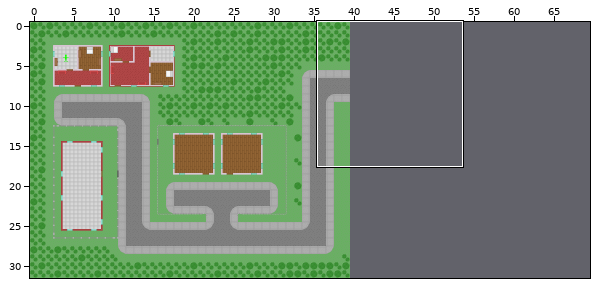
Tiled map (JSON), stored at maps/Map1.json. Above: a wide view before the commit, with the close-up outlined.
Close-up. Old version:
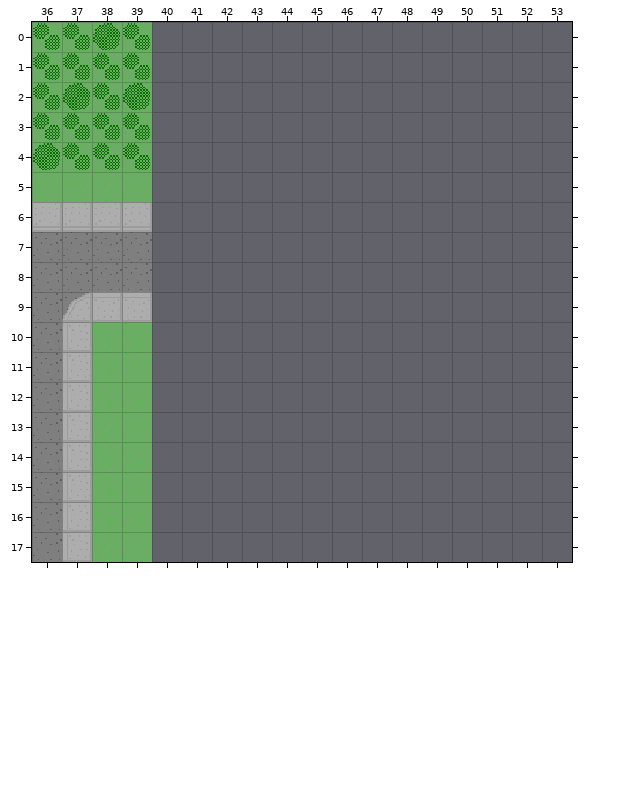
Cells are 20x20 px. Shown: x 36..53, y 0..17. The commit also changed other parts of the map, which this record leaves out. The old version is drawn lined up with the new one. Layer "Walls" is drawn -10,-10 px off the grid. Layer "WallsDetail" is drawn -10,-10 px off the grid.
After:
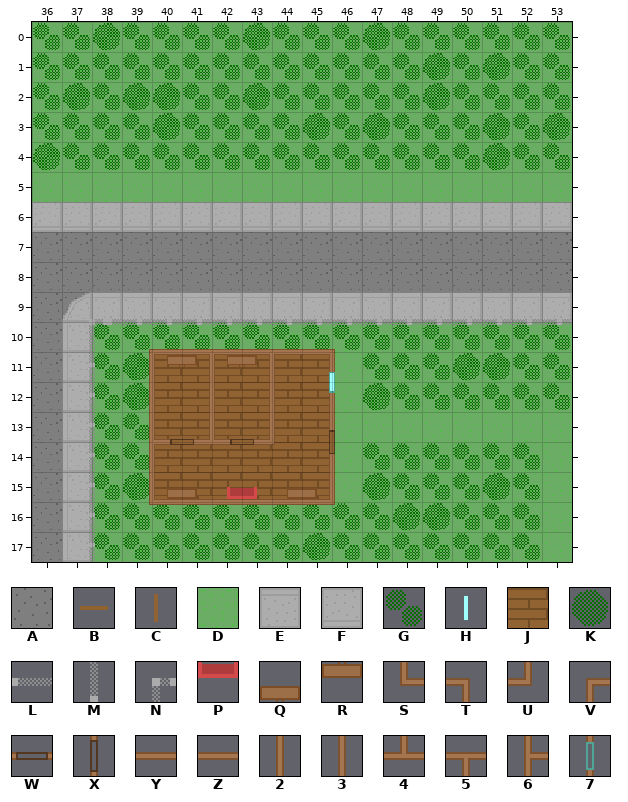
Key: from "TilesetGround": A 40 "Asphalt1", B 42 turned 180 "Door1", C 42 turned 90 "Door1", D 43 "Grass1", E 44 "Sidewalk1", F 44 turned 180 "Sidewalk1", G 48 "Vegetation1", H 55 turned 90 "Window1", J 56 turned 90 "Wood1", K 57 "Vegetation2", L 63 "Fence1", M 63 turned 270 "Fence1", N 64 turned 90 "FenceCorner1", P 67 turned 180 "Sofa1", Q 68 "Closet1", R 68 turned 180 "Closet1", S 84 "WallCorner4", T 84 turned 180 "WallCorner4", U 84 turned 270 "WallCorner4", V 84 turned 90 "WallCorner4", W 85 "WallDoor4", X 85 turned 90 "WallDoor4", Y 87 "WallStraight4", Z 87 turned 180 "WallStraight4", 2 87 turned 270 "WallStraight4", 3 87 turned 90 "WallStraight4", 4 88 "WallThree4", 5 88 turned 180 "WallThree4", 6 88 turned 90 "WallThree4", 7 89 turned 90 "WallWindow4".
_ is an empty cell.
Change:
map size 40x32 -> 70x32 cells
Layer "Ground":
Tile A now appears in rows 7 to 8 at x 40 to 53.
Tile D now appears in rows 0 to 5 at x 40 to 53; in row 10 at x 40 to 53; in rows 11 to 15 at x 46 to 53; in rows 16 to 17 at x 40 to 53.
Tile E now appears in row 9 at x 40 to 53.
Tile F now appears in row 6 at x 40 to 53.
Tile J now appears in rows 11 to 15 at x 40 to 45.
Layer "GroundDetail":
Tile G now appears in row 0 at x 40 to 42, 44 to 46 and 48 to 53; in row 1 at x 40 to 48, 50 and 52 to 53; in row 2 at x 41 to 42, 44 to 48 and 50 to 53; in row 3 at x 41 to 44, 46, 48 to 50 and 52; in row 4 at x 40 to 50 and 52 to 53; in row 10 at x 38 to 53.
Tile G now appears in row 11 at x 38, 47 to 49 and 52 to 53; in row 12 at x 38 and 48 to 53; in row 13 at x 38 to 39; in row 14 at x 38 to 39 and 47 to 52; in row 15 at x 38, 48 to 50 and 52; in row 16 at x 38 to 47 and 50 to 52.
Tile G now appears in row 17 at x 38 to 44 and 46 to 52.
Tile K now appears in row 0 at x 43 and 47; in row 1 at x 49 and 51; in row 2 at x 40, 43 and 49; in row 3 at x 40, 45, 47, 51 and 53; in row 4 at x 51; in row 11 at x 39 and 50 to 51.
Tile K now appears in row 12 at x 39 and 47; in row 15 at x 39, 47 and 51; in row 16 at x 48 to 49; in row 17 at x 45.
Layer "Walls":
Tile 2 now appears in row 13 at x 46; in row 15 at x 46.
Tile 3 now appears in rows 12 to 13 at x 40, 42 and 44; in row 15 at x 40.
Tile 4 now appears in row 14 at x 42.
Tile 5 now appears in row 11 at x 42 and 44.
Tile 6 now appears in row 14 at x 40.
Tile 7 now appears in row 12 at x 46.
Tile L now appears in row 10 at x 39 to 53.
Tile M now appears in rows 11 to 17 at x 38.
Tile N now appears in row 10 at x 38.
Tile S now appears in row 16 at x 40.
Tile T now appears in row 11 at x 46.
Tile U now appears in row 14 at x 44; in row 16 at x 46.
Tile V now appears in row 11 at x 40.
Tile W now appears in row 14 at x 41 and 43.
Tile X now appears in row 14 at x 46.
Tile Y now appears in row 16 at x 41 to 45.
Tile Z now appears in row 11 at x 41, 43 and 45.
Layer "WallsDetail":
Tile B now appears in row 14 at x 41 and 43.
Tile C now appears in row 14 at x 46.
Tile H now appears in row 12 at x 46.
Tile P now appears in row 16 at x 43.
Tile Q now appears in row 11 at x 41 and 43.
Tile R now appears in row 16 at x 41 and 45.
